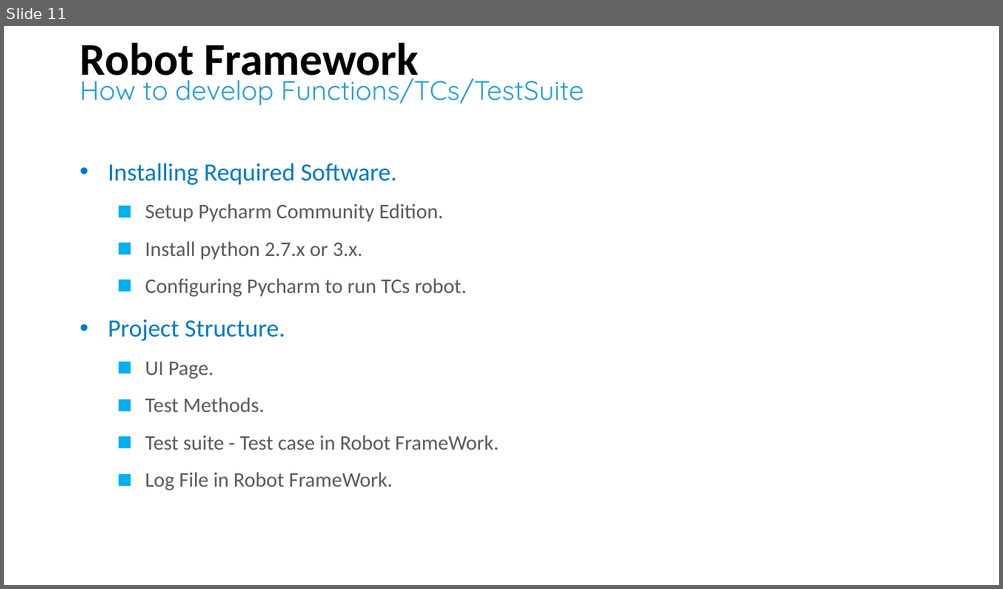
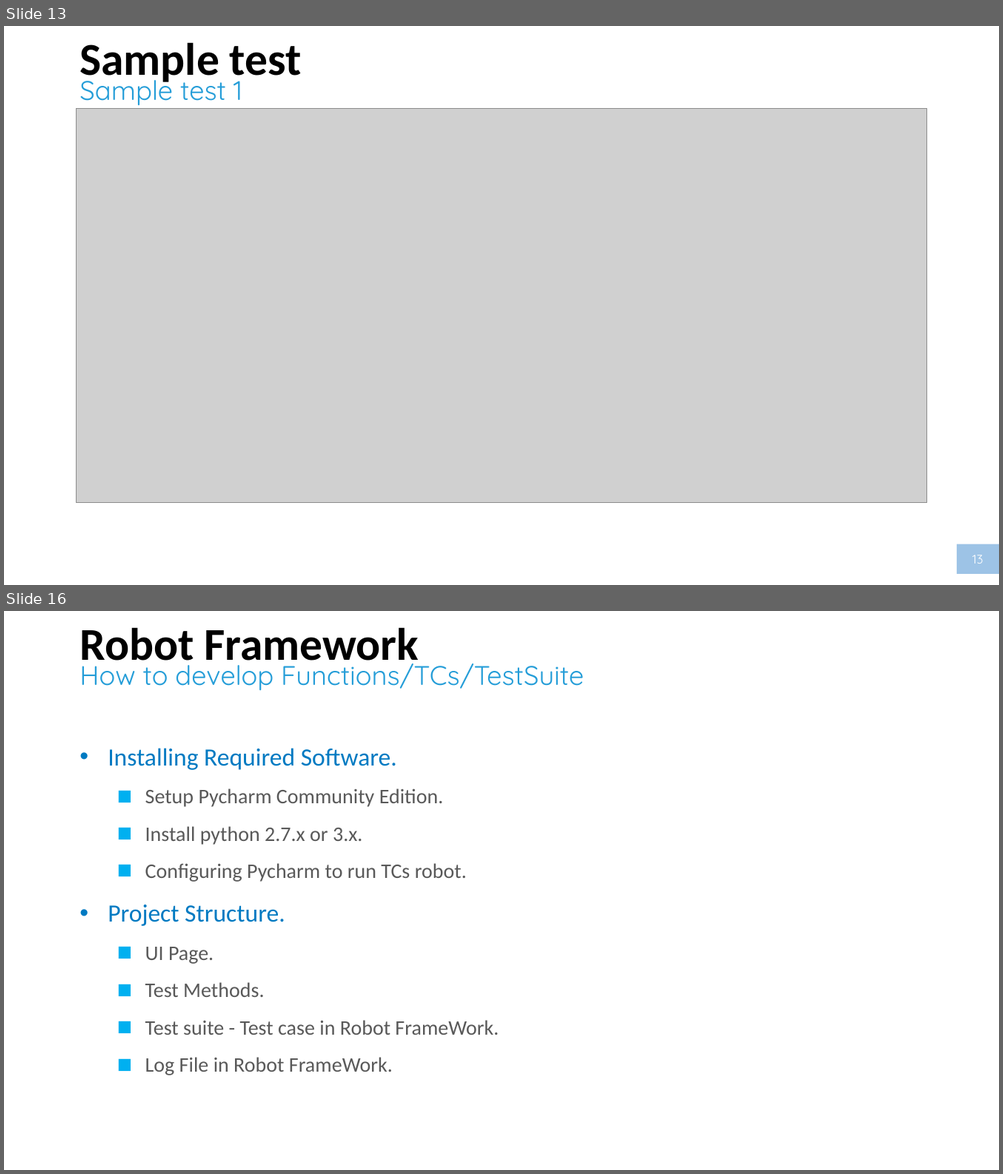
Before and after one commit to nmdong/appiumformac, a slide deck: Session 2 - Robot framework - Appium For MACOS.pptx. Shown one above the other, each under a label of ours: slide 11 before the commit, slides 13 and 16 after it; the slides between them are not shown. The pictures are 1003x589 and 1003x1174 pixels, drawn with LibreOffice and Linux fonts; fonts in the diff are those of the drawing; grey boxes stand for pictures. Boxes give left, top, right and bottom in pixels: in the first picture for what was removed or moved away, otherwise in the second. Text is boxed around its words. In the diff, an @@ line names an element or a change of style, - is before the commit and + after.

```diff
--- a/Session 2 - Robot framework - Appium For MACOS.pptx
+++ b/Session 2 - Robot framework - Appium For MACOS.pptx
@@ slide 13 added at (4,26,999,585), background #FFFFFF @@
@@ title added at (79,42,301,86), 44 pt, text #000000, bold @@
+Sample test
@@ text added at (79,72,242,105), 26 pt, text #249DD8 @@
+Sample test 1
@@ picture added at (77,108,927,503) @@
@@ page number added at (957,545,999,574), fill #9DC3E6, 12 pt, text #FFFFFF @@
+13
@@ what was slide 11 is now slide 16 @@
```
Also in this commit, not shown: 6 slides changed, 6 other slides added, 1 slide removed.
